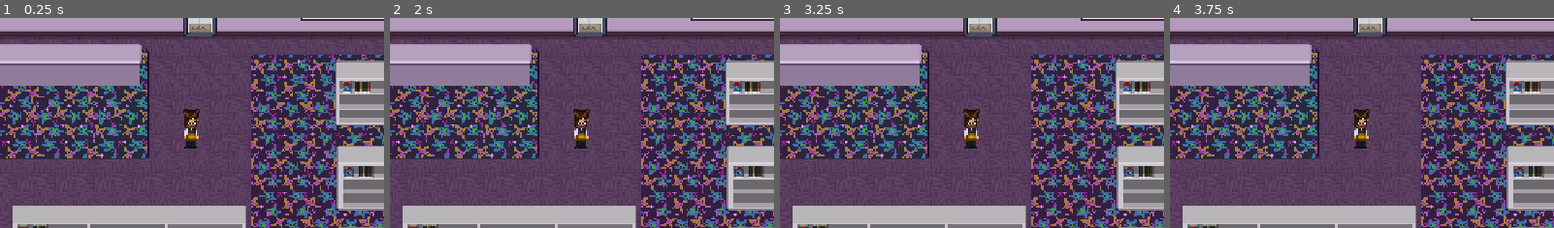
Above: before the commit, frames 1-4 (left to right).
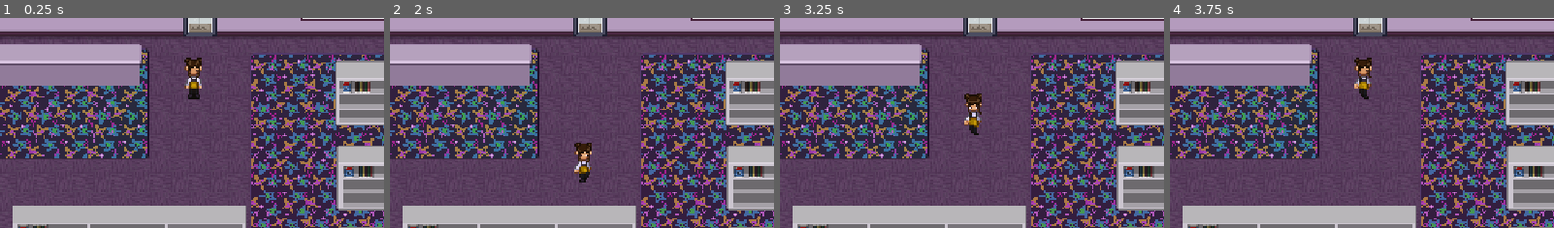
Above: after the commit, the same moments.

Repository: Sleeping-Robot-Games/video-planet
Game: Godot game, scene res://storefront/storefront.tscn
Same seed, same stepped clock (60 frames per second), same inputs: the game is played once before the commit and once after it. This scene is started directly instead of the project's main scene.
Inputs:
- Up to frame 1 (0.25 s): no input
- Up to frame 2 (2 s): tap Enter (rewind) at 0.5 s; hold Right (right, bound only before the commit) 0.53-1.28 s; tap 1 (1) at 0.6 s; tap 2 (2) at 0.8, 1.35 s; tap Space (hit) at 1.25 s; hold S (walk_down, bound only after the commit) from 1.28 s (still down); tap 3 (3) at 1.55 s
- Up to frame 3 (3.25 s): release S (walk_down, bound only after the commit) at 2.03 s; hold Right (right, bound only before the commit) 2.03-2.78 s; tap 3 (3) at 2.1 s; tap 4 (4) at 2.3, 2.85 s; tap Enter (rewind) at 2.75 s; hold W (walk_up, bound only after the commit) from 2.78 s (still down); tap 5 (5) at 3.05 s
- Up to frame 4 (3.75 s): release W (walk_up, bound only after the commit) at 3.53 s; hold Left (left, bound only before the commit) from 3.53 s (still down); tap 5 (5) at 3.6 s
The pictures show only the part of the screen within x 17-67%, y 29-79%; the shares and areas given below are measured in that part.

The runs differ from the first frame. In frame 1, 1.3% of the frame differs, in the area x 47-53%, y 18-63%; in frame 2, 1.2%; in frame 3, 0.9%; in frame 4, 1.3%.

Commit message:
please help animate the player memao

Diff:
--- a/backroom/backroom.gd
+++ b/backroom/backroom.gd
@@ -163,9 +163,9 @@
 	if not rewinding:
 		return
 
-	if Input.is_action_pressed('right'):
+	if Input.is_action_pressed('dial_right'):
 		dial_angle += DIAL_ROTATE_SPEED * delta
-	elif Input.is_action_pressed('left'):
+	elif Input.is_action_pressed('dial_left'):
 		dial_angle -= DIAL_ROTATE_SPEED * delta
 
 	dial_angle = clamp(dial_angle, DIAL_ROTATE_MIN, DIAL_ROTATE_MAX)
--- a/project.godot
+++ b/project.godot
@@ -78,14 +78,34 @@
 "events": [Object(InputEventKey,"resource_local_to_scene":false,"resource_name":"","device":-1,"window_id":0,"alt_press …(191 unchanged characters)…
 ]
 }
-right={
+dial_right={
 "deadzone": 0.2,
 "events": [Object(InputEventKey,"resource_local_to_scene":false,"resource_name":"","device":-1,"window_id":0,"alt_press …(195 unchanged characters)…
 ]
 }
-left={
+dial_left={
 "deadzone": 0.2,
 "events": [Object(InputEventKey,"resource_local_to_scene":false,"resource_name":"","device":-1,"window_id":0,"alt_press …(195 unchanged characters)…
+]
+}
+walk_right={
+"deadzone": 0.2,
+"events": [Object(InputEventKey,"resource_local_to_scene":false,"resource_name":"","device":-1,"window_id":0,"alt_pressed":false,"shift_pressed":false,"ctrl_pressed":false,"meta_pressed":false,"pressed":false,"keycode":0,"physical_keycode":68,"key_label":0,"unicode":100,"location":0,"echo":false,"script":null)
+]
+}
+walk_left={
+"deadzone": 0.2,
+"events": [Object(InputEventKey,"resource_local_to_scene":false,"resource_name":"","device":-1,"window_id":0,"alt_pressed":false,"shift_pressed":false,"ctrl_pressed":false,"meta_pressed":false,"pressed":false,"keycode":0,"physical_keycode":65,"key_label":0,"unicode":97,"location":0,"echo":false,"script":null)
+]
+}
+walk_up={
+"deadzone": 0.2,
+"events": [Object(InputEventKey,"resource_local_to_scene":false,"resource_name":"","device":-1,"window_id":0,"alt_pressed":false,"shift_pressed":false,"ctrl_pressed":false,"meta_pressed":false,"pressed":false,"keycode":0,"physical_keycode":87,"key_label":0,"unicode":119,"location":0,"echo":false,"script":null)
+]
+}
+walk_down={
+"deadzone": 0.2,
+"events": [Object(InputEventKey,"resource_local_to_scene":false,"resource_name":"","device":-1,"window_id":0,"alt_pressed":false,"shift_pressed":false,"ctrl_pressed":false,"meta_pressed":false,"pressed":false,"keycode":0,"physical_keycode":83,"key_label":0,"unicode":115,"location":0,"echo":false,"script":null)
 ]
 }
 
--- a/storefront/player/player.gd
+++ b/storefront/player/player.gd
@@ -1 +1,47 @@
 extends CharacterBody2D
+
+@export var speed := 200.0
+@onready var anim_player: AnimationPlayer = $AnimationPlayer
+@onready var sprite: Sprite2D = $Sprite2D
+
+var last_direction := Vector2.DOWN
+
+func _physics_process(_delta: float) -> void:
+	var input_vector := Vector2.ZERO
+	input_vector.x = Input.get_action_strength("walk_right") - Input.get_action_strength("walk_left")
+	input_vector.y = Input.get_action_strength("walk_down") - Input.get_action_strength("walk_up")
+
+	if input_vector.length() > 0:
+		input_vector = input_vector.normalized()
+		last_direction = input_vector
+		velocity = input_vector * speed
+		move_and_slide()
+		play_walk_animation(input_vector)
+	else:
+		velocity = Vector2.ZERO
+		move_and_slide()
+		play_idle_animation(last_direction)
+
+
+func play_walk_animation(direction: Vector2) -> void:
+	if abs(direction.x) > abs(direction.y):
+		if direction.x > 0:
+			anim_player.play("walk_right")
+		else:
+			anim_player.play("walk_left")
+	elif direction.y > 0:
+		anim_player.play("walk_down")
+	else:
+		anim_player.play("walk_up")
+
+
+func play_idle_animation(direction: Vector2) -> void:
+	if abs(direction.x) > abs(direction.y):
+		if direction.x > 0:
+			anim_player.play("idle_right")
+		else:
+			anim_player.play("idle_left")
+	elif direction.y > 0:
+		anim_player.play("idle_down")
+	else:
+		anim_player.play("idle_up")
--- a/storefront/player/player.tscn
+++ b/storefront/player/player.tscn
@@ -7,14 +7,58 @@
 radius = 5.0
 height = 20.0
 
+[sub_resource type="Animation" id="Animation_48828"]
+length = 0.001
+tracks/0/type = "value"
+tracks/0/imported = false
+tracks/0/enabled = true
+tracks/0/path = NodePath("Sprite2D:frame")
+tracks/0/interp = 1
+tracks/0/loop_wrap = true
+tracks/0/keys = {
+"times": PackedFloat32Array(0),
+"transitions": PackedFloat32Array(1),
+"update": 1,
+"values": [0]
+}
+
+[sub_resource type="Animation" id="Animation_n7xn3"]
+resource_name = "walk_down"
+length = 0.5
+loop_mode = 1
+tracks/0/type = "value"
+tracks/0/imported = false
+tracks/0/enabled = true
+tracks/0/path = NodePath("Sprite2D:frame")
+tracks/0/interp = 1
+tracks/0/loop_wrap = true
+tracks/0/keys = {
+"times": PackedFloat32Array(0, 0.125, 0.25, 0.375, 0.5),
+"transitions": PackedFloat32Array(1, 1, 1, 1, 1),
+"update": 1,
+"values": [16, 18, 19, 20, 21]
+}
+
+[sub_resource type="AnimationLibrary" id="AnimationLibrary_xig5k"]
+_data = {
+&"RESET": SubResource("Animation_48828"),
+&"walk_down": SubResource("Animation_n7xn3")
+}
+
 [node name="Player" type="CharacterBody2D"]
 script = ExtResource("1_n7xn3")
 
 [node name="Sprite2D" type="Sprite2D" parent="."]
 texture = ExtResource("1_4kqef")
 hframes = 8
-vframes = 6
+vframes = 5
 
 [node name="CollisionShape2D" type="CollisionShape2D" parent="."]
+visible = false
 position = Vector2(0, 5)
 shape = SubResource("CapsuleShape2D_n7xn3")
+
+[node name="AnimationPlayer" type="AnimationPlayer" parent="."]
+libraries = {
+&"": SubResource("AnimationLibrary_xig5k")
+}
--- a/storefront/storefront.tscn
+++ b/storefront/storefront.tscn
@@ -169,4 +169,4 @@
 
 [node name="Player" parent="." instance=ExtResource("14_s766h")]
 y_sort_enabled = true
-position = Vector2(273, 201)
+position = Vector2(275, 162.5)
Not shown: 1 places in storefront/player/player.tscn that only renumber resources
